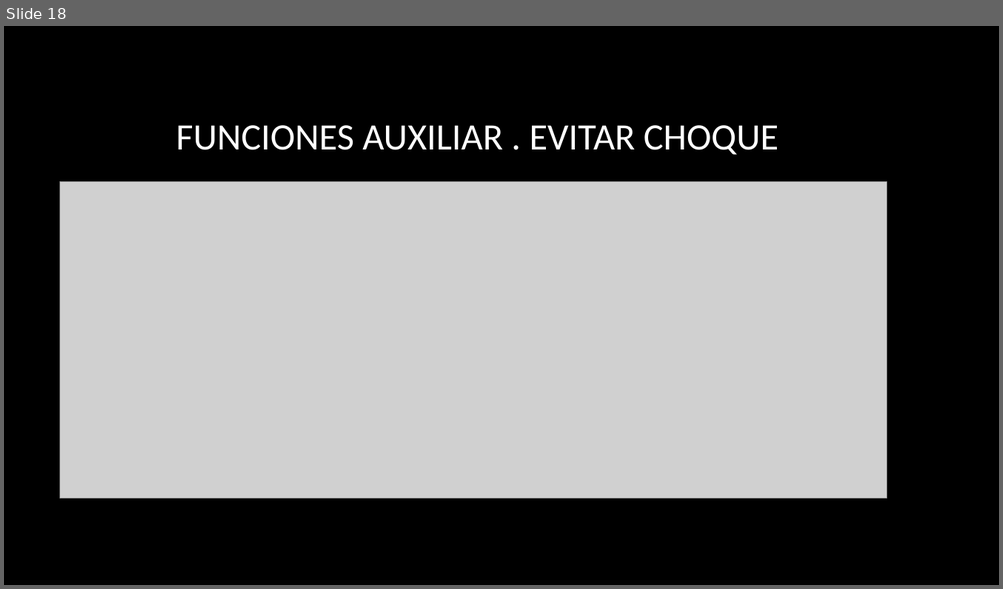
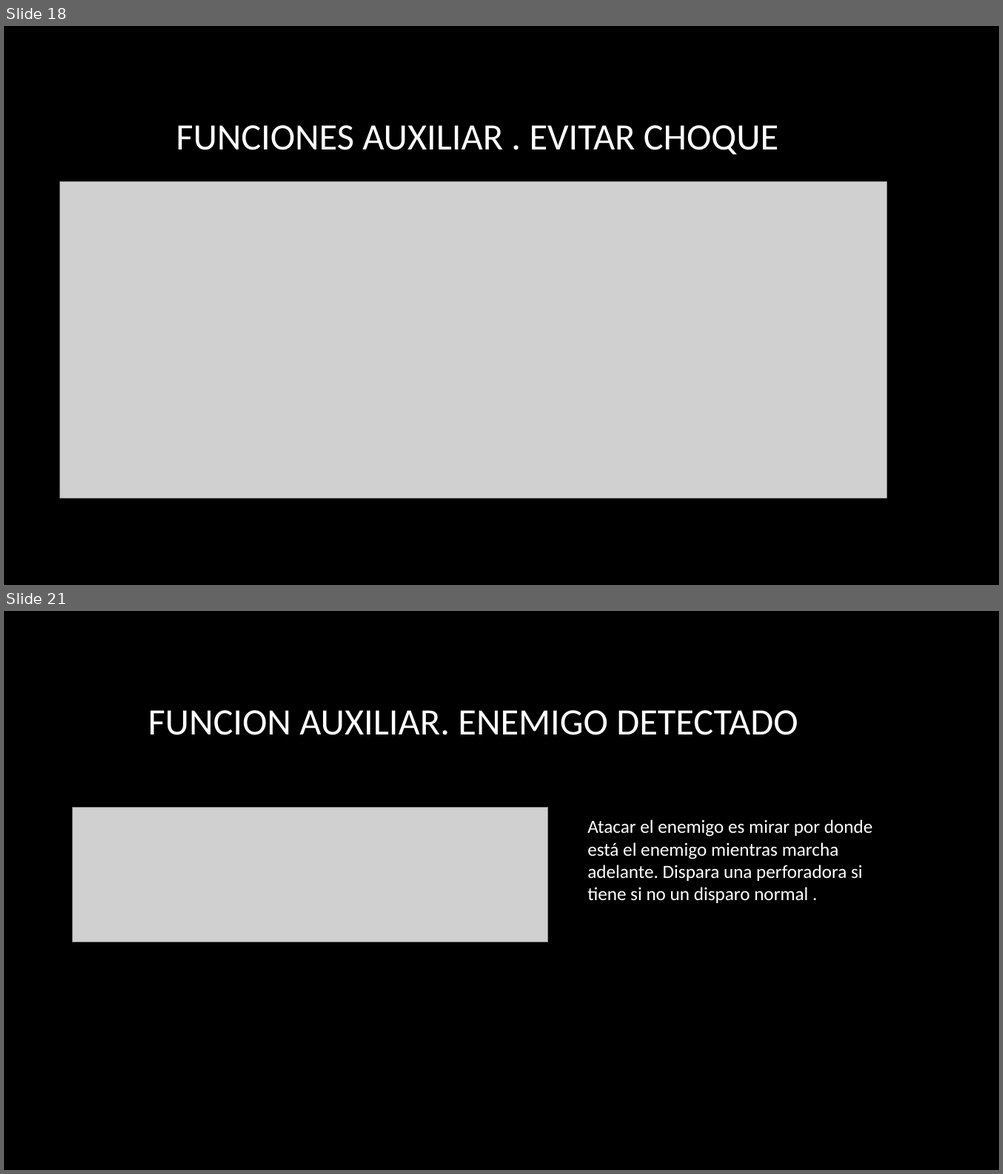
Before and after one commit to jtrivino95/bitxowars, a slide deck: powerPointIA.pptx. Shown one above the other, each under a label of ours: slide 18 before the commit, slides 18 and 21 after it; the slides between them are not shown. The pictures are 1003x589 and 1003x1174 pixels, drawn with LibreOffice and Linux fonts; fonts in the diff are those of the drawing; grey boxes stand for pictures; background and template pictures are left out. Boxes give left, top, right and bottom in pixels: in the first picture for what was removed or moved away, otherwise in the second. Text is boxed around its words. In the diff, an @@ line names an element or a change of style, - is before the commit and + after.

Commit message:
mas atacar enemigo

```diff
--- a/powerPointIA.pptx
+++ b/powerPointIA.pptx
@@ slide 21 added at (4,611,999,1170), background picture (left out) @@
@@ title added at (148,710,797,735), 36 pt, text #FFFFFF @@
+FUNCION AUXILIAR. ENEMIGO DETECTADO
@@ picture added at (73,808,549,943) @@
@@ text added at (587,820,872,903), 18 pt, text #FFFFFF @@
+Atacar el enemigo es mirar por donde está el enemigo mientras marcha adelante. Dispara una perforadora si tiene si no un disparo normal .
```
Also in this commit, not shown: 1 slide changed, 1 other slide added.
